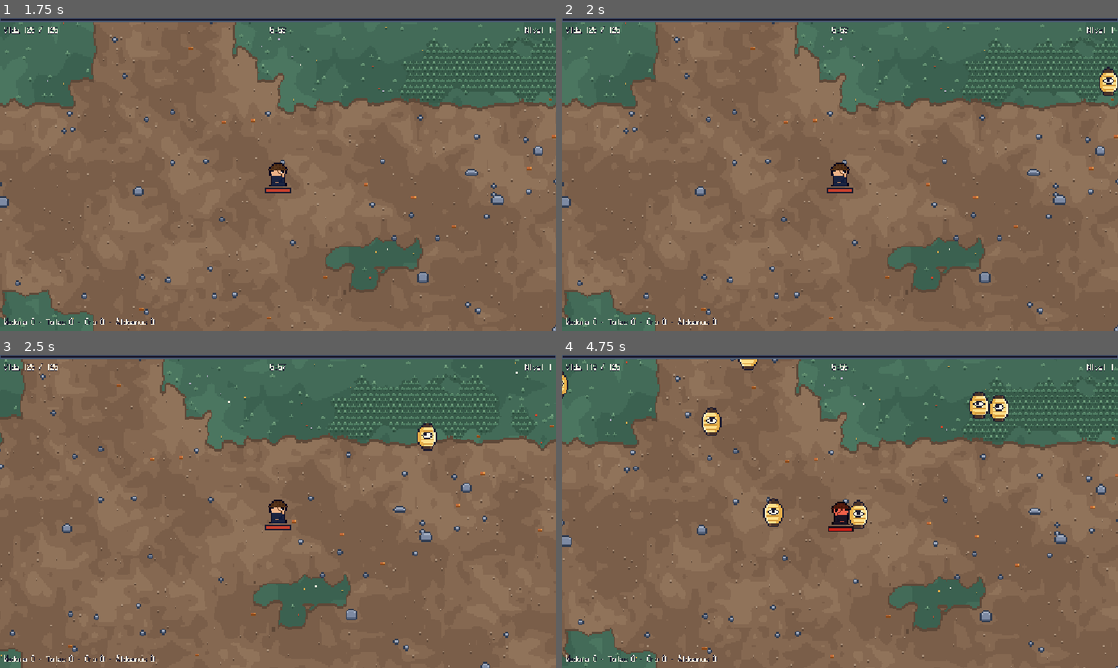
Above: before the commit, frames 1-4 (two rows, left to right).
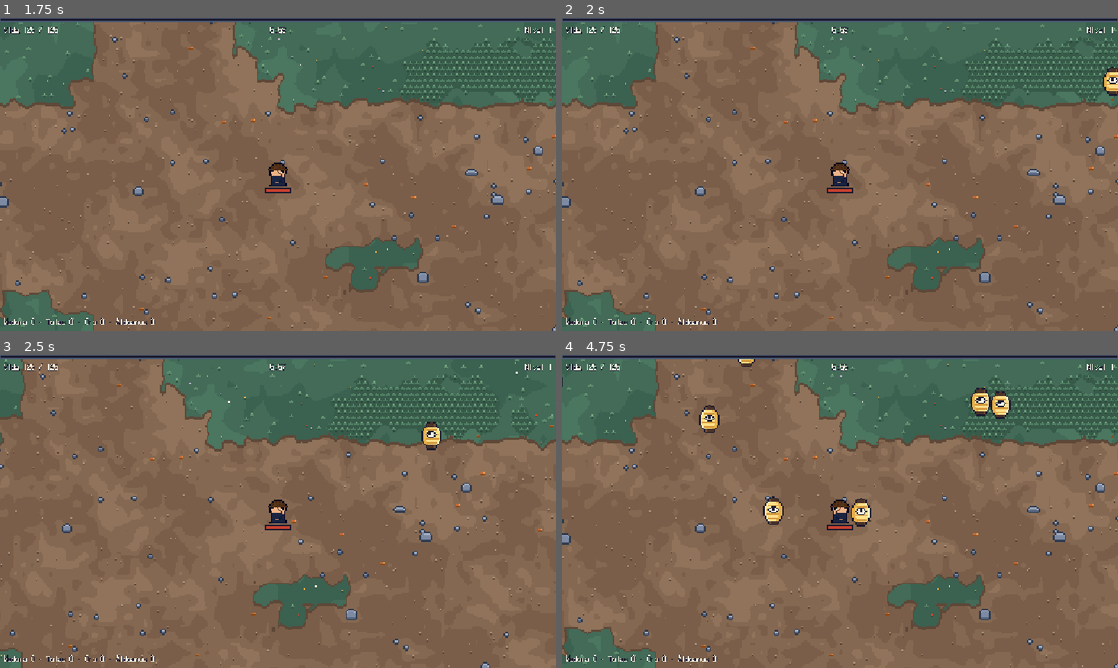
Above: after the commit, the same moments.

Repository: dotrashtrash-png/kintsugi
Game: Godot game, scene res://escenas/run/Run.tscn
Two runs of this game, one before a commit and one after it. Both use one fixed random seed, a clock stepped at 60 frames per second and the inputs below. This scene is started directly instead of the project's main scene.
Inputs (mouse positions are in pixels of both pictures, inside the frame that each line leads up to):
- Up to frame 1 (1.75 s): tap Enter (ui_accept) at 0.5 s; move the mouse to (400, 158) at 0.52 s; hold D (derecha) 0.53-1.25 s; hold Enter (ui_accept) 0.53-1.25 s; click (400, 158) at 0.67 s; drag from (166, 190) to (305, 174) at 1.27 s
- Up to frame 2 (2 s): no input
- Up to frame 3 (2.5 s): move the mouse to (333, 442) at 2.02 s; hold D (derecha) from 2.03 s (still down); hold Enter (ui_accept) from 2.03 s (still down); click (333, 442) at 2.17 s
- Up to frame 4 (4.75 s): release D (derecha) at 2.75 s; release Enter (ui_accept) at 2.75 s; drag from (812, 574) to (673, 464) at 2.77 s; move the mouse to (1006, 558) at 3.52 s; hold A (izquierda) 3.53-4.25 s; hold Enter (ui_accept) 3.53-4.25 s; click (1006, 558) at 3.67 s; drag from (673, 464) to (867, 511) at 4.27 s

Frame 1 is identical in both runs. In frame 2, 0.2% of the frame differs, in the area x 96-100%, y 15-25%; in frame 3, 0.3%; in frame 4, 7.7%, in the area x 0-100%, y 1-100%.

Commit message:
Menos tirones y arreglo de tecla pegada
- Tecla pegada: al perder o recuperar el foco (clic fuera, cambiar de pestaña) se sueltan las teclas.
- Las oleadas y los anillos salen 3 yokais por cuadro en vez de todos de golpe.
- Máximo 12 humos de muerte a la vez; el mismo sonido no se repite en menos de 45 ms.
- Escenas y texturas de luces, materiales y humo se cargan una sola vez.
- La separación de la horda corre cada 2 cuadros.
- En celular, máximo 100 yokais a la vez (150 en PC).

Co-Authored-By: Claude Opus 5.5 <noreply@anthropic.com>
Claude-Session: https://claude.ai/code/session_017tBRG7bVCGZb5eVxnVZaFM

Diff:
--- a/escenas/enemigos/spawner.gd
+++ b/escenas/enemigos/spawner.gd
@@ -19,6 +19,9 @@
 
 func _ready() -> void:
 	heroe = get_tree().get_first_node_in_group("jugador")
+	# En celular, menos yokais a la vez: se sigue sintiendo horda y no se traba
+	if OS.has_feature("web_android") or OS.has_feature("web_ios") or OS.has_feature("mobile"):
+		tope = 100
 	$TimerOleada.timeout.connect(generar_oleada)
 	$TimerRescate.timeout.connect(generar_rescate)
 
@@ -32,6 +35,24 @@
 	if anillos_hechos < MINUTOS_ANILLO.size() and tiempo >= MINUTOS_ANILLO[anillos_hechos] * 60.0:
 		anillos_hechos += 1
 		evento_anillo(18 + anillos_hechos * 6) # 24, 30 y 36 faroles
+	_crear_pendientes()
+
+# ---------- Cola de aparicion ----------
+# Crear 30 yokais en el mismo cuadro trababa la Web un momento. Ahora las oleadas y los
+# anillos se anotan en una cola y salen pocos por cuadro: se ve igual y no se traba.
+const MAXIMO_POR_CUADRO := 3
+var pendientes: Array = [] # [escena, distancia desde el heroe]
+
+func encolar(escena: PackedScene, desde_heroe: Vector2) -> void:
+	pendientes.append([escena, desde_heroe])
+
+func _crear_pendientes() -> void:
+	if heroe == null:
+		pendientes.clear()
+		return
+	for i in mini(MAXIMO_POR_CUADRO, pendientes.size()):
+		var p: Array = pendientes.pop_front()
+		crear(p[0], heroe.global_position + p[1])
 
 # ---------- Separar la horda ----------
 # Los yokais no chocan con fisica (seria muy pesado en la Web). En cambio, cada cuadro
@@ -39,13 +60,18 @@
 # Asi la horda rodea al heroe como en Vampire Survivors en vez de apilarse en un punto.
 const SEPARACION := 10.0
 
+var cuadro_fisica := 0
+
 func _physics_process(_delta: float) -> void:
-	separar()
+	# Cada 2 cuadros alcanza para que no se encimen y cuesta la mitad
+	cuadro_fisica += 1
+	if cuadro_fisica % 2 == 0:
+		separar()
 
 func separar() -> void:
 	var celdas := {}
-	for e in get_tree().get_nodes_in_group("enemigos"):
-		if e.is_in_group("jefe"):
+	for e in Yokai.todos(get_tree()):
+		if not is_instance_valid(e) or e.is_in_group("jefe"):
 			continue
 		var c := Vector2i(floori(e.global_position.x / SEPARACION), floori(e.global_position.y / SEPARACION))
 		if celdas.has(c):
@@ -65,7 +91,7 @@
 				if largo >= SEPARACION:
 					continue
 				var dir := d / largo if largo > 0.01 else Vector2.RIGHT.rotated(randf() * TAU)
-				var paso := dir * (SEPARACION - largo) * 0.25
+				var paso := dir * (SEPARACION - largo) * 0.4
 				a.global_position += paso
 				b.global_position -= paso
 
@@ -75,11 +101,13 @@
 		return
 	# Minuto 0: 1 yokai por tanda. Minuto 5: 6 por tanda.
 	var cantidad: int = 2 + int(tiempo / 50.0)
+	var vivos: int = Yokai.todos(get_tree()).size() + pendientes.size()
 	for i in cantidad:
-		if get_tree().get_nodes_in_group("enemigos").size() >= tope:
+		if vivos >= tope:
 			return
+		vivos += 1
 		var angulo: float = randf() * TAU
-		crear(elegir_yokai(), heroe.global_position + Vector2.RIGHT.rotated(angulo) * distancia)
+		encolar(elegir_yokai(), Vector2.RIGHT.rotated(angulo) * distancia)
 
 func elegir_yokai() -> PackedScene:
 	var r: float = randf()
@@ -115,7 +143,7 @@
 	Audio.sfx("viento")
 	for i in cantidad:
 		var angulo: float = TAU * i / cantidad
-		crear(escena_chochin, heroe.global_position + Vector2.RIGHT.rotated(angulo) * 230.0)
+		encolar(escena_chochin, Vector2.RIGHT.rotated(angulo) * 230.0)
 
 func generar_rescate() -> void:
 	if escena_rescate == null or heroe == null:
--- a/escenas/enemigos/yokai.gd
+++ b/escenas/enemigos/yokai.gd
@@ -118,17 +118,30 @@
 		var comida = soltar(RUTA_MATERIAL)
 		if comida:
 			comida.tipo = "onigiri"
-	soltar(RUTA_HUMO)
+	# Si muchos mueren a la vez, no hace falta un humo por cada uno (eran lo que mas pesaba)
+	if humos_vivos < MAXIMO_HUMOS:
+		var humo = soltar(RUTA_HUMO)
+		if humo:
+			humos_vivos += 1
+			humo.tree_exited.connect(func() -> void: Yokai.humos_vivos -= 1)
 	Audio.sfx("yokai_muere")
 	queue_free()
 
 func elegir_material() -> String:
 	return "madera" if randf() < 0.6 else "tejas"
 
+# Las escenas que sueltan se cargan una sola vez (antes se buscaban en disco en cada muerte)
+const MAXIMO_HUMOS := 12
+static var humos_vivos := 0
+static var _escenas := {}
+
 func soltar(ruta: String):
-	if not ResourceLoader.exists(ruta):
+	if not _escenas.has(ruta):
+		_escenas[ruta] = load(ruta) if ResourceLoader.exists(ruta) else null
+	var escena: PackedScene = _escenas[ruta]
+	if escena == null:
 		return null
-	var cosa: Node2D = load(ruta).instantiate()
+	var cosa: Node2D = escena.instantiate()
 	cosa.position = global_position
 	get_tree().current_scene.add_child.call_deferred(cosa)
 	return cosa
--- a/escenas/run/luz.gd
+++ b/escenas/run/luz.gd
@@ -42,11 +42,18 @@
 
 
 # Si existe arte/ui/luz.png, la luz se ve como orbe dorado en vez de cuadro.
+# La textura se busca una sola vez para todas las luces (sale una por cada yokai que muere).
+static var _textura: Texture2D = null
+static var _buscada := false
+
 func poner_dibujo() -> void:
-	if not ResourceLoader.exists(RUTA_DIBUJO):
+	if not _buscada:
+		_buscada = true
+		_textura = load(RUTA_DIBUJO) if ResourceLoader.exists(RUTA_DIBUJO) else null
+	if _textura == null:
 		return
 	var dibujo := Sprite2D.new()
-	dibujo.texture = load(RUTA_DIBUJO)
+	dibujo.texture = _textura
 	add_child(dibujo)
 	for hijo in get_children():
 		if hijo is ColorRect:
--- a/escenas/run/material.gd
+++ b/escenas/run/material.gd
@@ -52,11 +52,16 @@
 
 
 # Si existe el dibujo (arte/ui/madera.png, tejas.png, oro.png), lo pone en vez del cuadro.
+# Las texturas se buscan una sola vez y se guardan aqui.
+static var _texturas := {}
+
 func poner_dibujo(ruta: String) -> void:
-	if not ResourceLoader.exists(ruta):
+	if not _texturas.has(ruta):
+		_texturas[ruta] = load(ruta) if ResourceLoader.exists(ruta) else null
+	if _texturas[ruta] == null:
 		$Cuadro.color = COLORES.get(tipo, Color.WHITE)
 		return
 	var dibujo := Sprite2D.new()
-	dibujo.texture = load(ruta)
+	dibujo.texture = _texturas[ruta]
 	add_child(dibujo)
 	$Cuadro.visible = false
--- a/escenas/run/run.gd
+++ b/escenas/run/run.gd
@@ -29,6 +29,8 @@
 
 func _ready() -> void:
 	add_to_group("run")
+	Yokai.humos_vivos = 0 # contadores de efectos: empiezan limpios en cada salida
+	Estado.soltar_teclas()
 	heroe.murio.connect(_on_heroe_murio)
 	if has_node("MenuMejoras"):
 		$MenuMejoras.mejora_elegida.connect(_on_mejora_elegida)
--- a/scripts/autoload/Audio.gd
+++ b/scripts/autoload/Audio.gd
@@ -123,7 +123,16 @@
 	cache[base] = s
 	return s
 
+# El mismo efecto no se repite mas seguido que esto: si mueren 20 yokais en un cuadro
+# suena uno solo (20 a la vez sonaban fuerte y trababan la Web).
+const SEPARACION_MISMO_SFX := 45 # milisegundos
+var ultimo_sfx := {}
+
 func sfx(nombre: String, volumen := VOLUMEN_SFX) -> void:
+	var ahora := Time.get_ticks_msec()
+	if ahora - int(ultimo_sfx.get(nombre, -1000)) < SEPARACION_MISMO_SFX:
+		return
+	ultimo_sfx[nombre] = ahora
 	var s := _cargar(RUTA_SFX % nombre)
 	if s == null:
 		return
--- a/scripts/autoload/Estado.gd
+++ b/scripts/autoload/Estado.gd
@@ -15,6 +15,19 @@
 
 func _ready() -> void:
 	cargar()
+
+# Tecla pegada: si sueltas la tecla cuando el juego no tiene el foco (clic afuera, cambiar
+# de pestaña o de ventana, la barra de itch), el navegador nunca avisa que la soltaste y el
+# heroe sigue caminando solo. Al perder o recuperar el foco se sueltan todas.
+func _notification(what: int) -> void:
+	if what in [NOTIFICATION_APPLICATION_FOCUS_OUT, NOTIFICATION_APPLICATION_FOCUS_IN,
+			NOTIFICATION_WM_WINDOW_FOCUS_OUT, NOTIFICATION_WM_WINDOW_FOCUS_IN,
+			NOTIFICATION_APPLICATION_PAUSED]:
+		soltar_teclas()
+
+func soltar_teclas() -> void:
+	for accion in ["izquierda", "derecha", "arriba", "abajo", "ui_left", "ui_right", "ui_up", "ui_down"]:
+		Input.action_release(accion)
 
 func agregar(tipo: String, cantidad: int) -> void:
 	materiales[tipo] += cantidad
